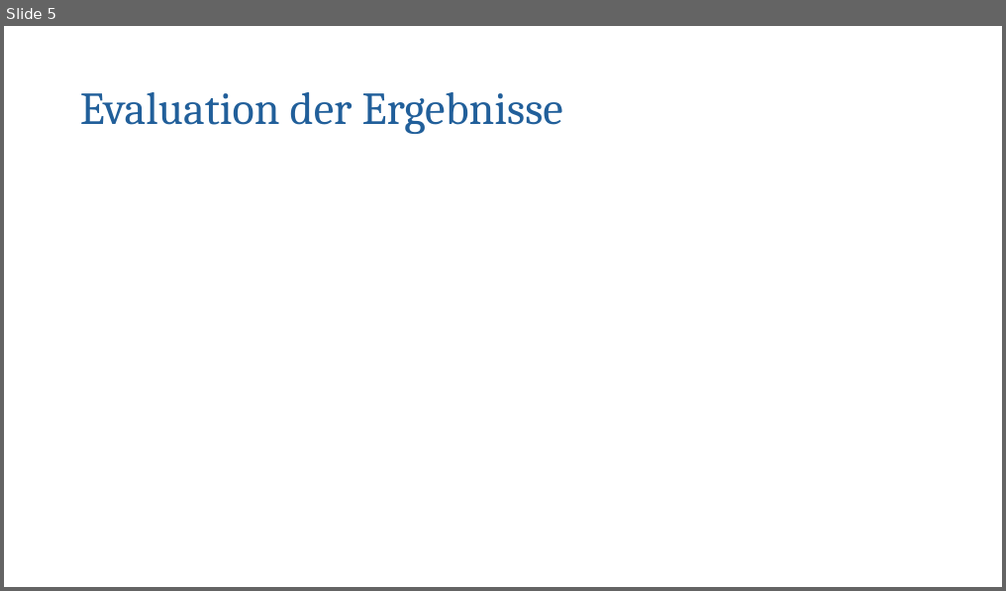
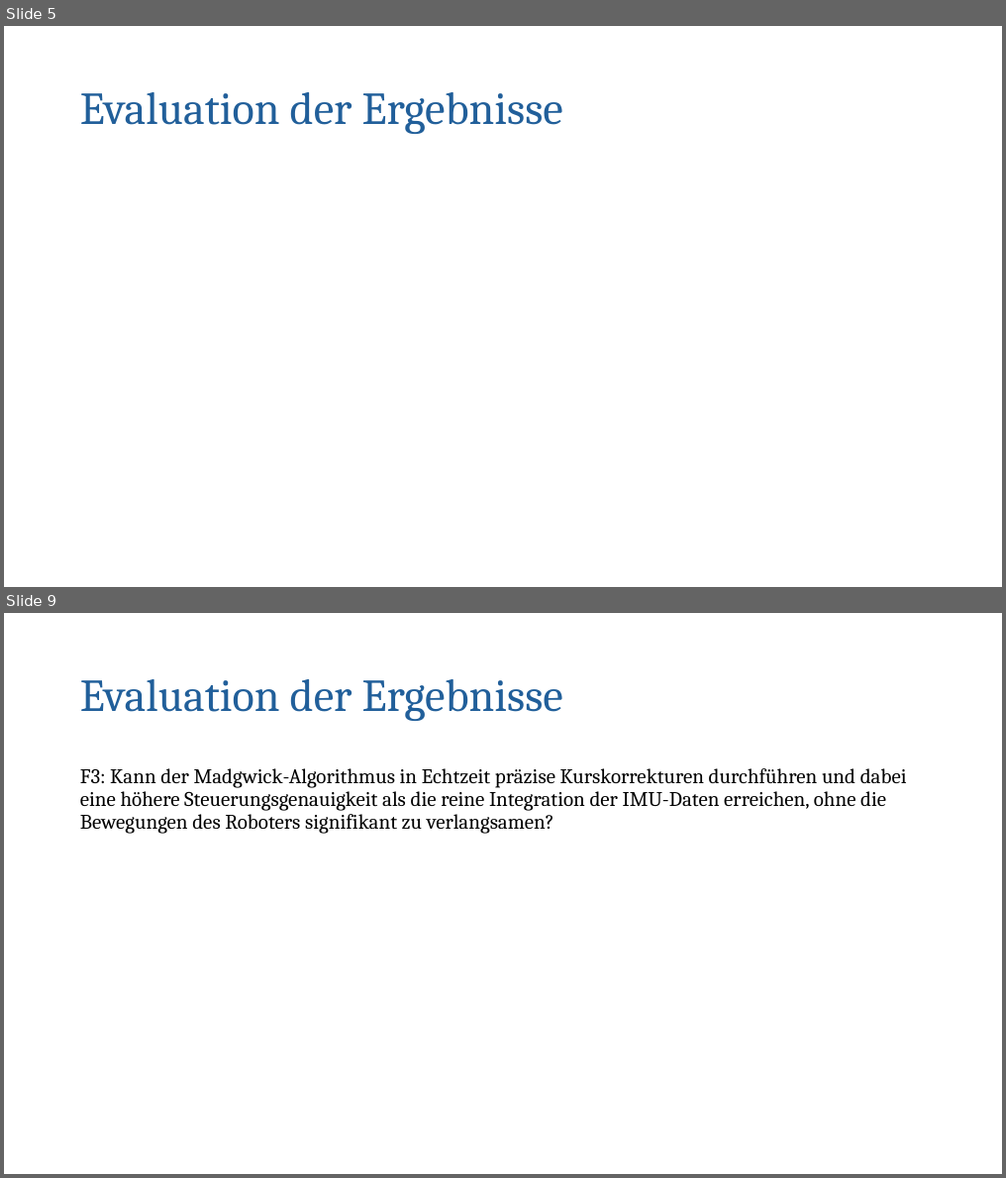
Before and after one commit to charlotte-strg/IMU_Audit, a slide deck: MA_files/MA-Präsentation_Charlotte_Strang.pptx. Shown one above the other, each under a label of ours: slide 5 before the commit, slides 5 and 9 after it; the slides between them are not shown. The pictures are 1006x591 and 1006x1178 pixels, drawn with LibreOffice and Linux fonts; fonts in the diff are those of the drawing. Boxes give left, top, right and bottom in pixels: in the first picture for what was removed or moved away, otherwise in the second. Text is boxed around its words. In the diff, an @@ line names an element or a change of style, - is before the commit and + after.

```diff
--- a/MA_files/MA-Präsentation_Charlotte_Strang.pptx
+++ b/MA_files/MA-Präsentation_Charlotte_Strang.pptx
@@ slide 9 added at [4,613,1002,1174], background #FFFFFF @@
@@ title added at [80,679,563,721], 44 pt, text #215F9A @@
+Evaluation der Ergebnisse
@@ text added at [80,768,907,834], 20 pt, text #000000 @@
+F3: Kann der Madgwick-Algorithmus in Echtzeit präzise Kurskorrekturen durchführen und dabei eine höhere Steuerungsgenauigkeit als die reine Integration der IMU-Daten erreichen, ohne die Bewegungen des Roboters signifikant zu verlangsamen?
```
Also in this commit, not shown: 5 other slides added, 1 slide removed, 16 other files.
